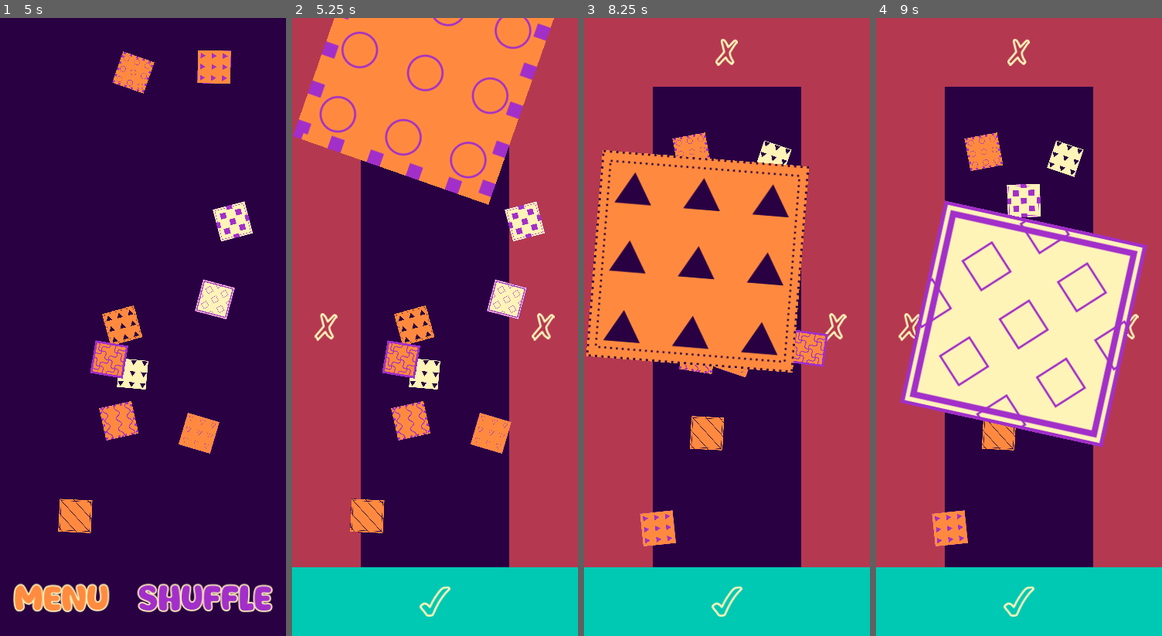
Above: before the commit, frames 1-4 (left to right).
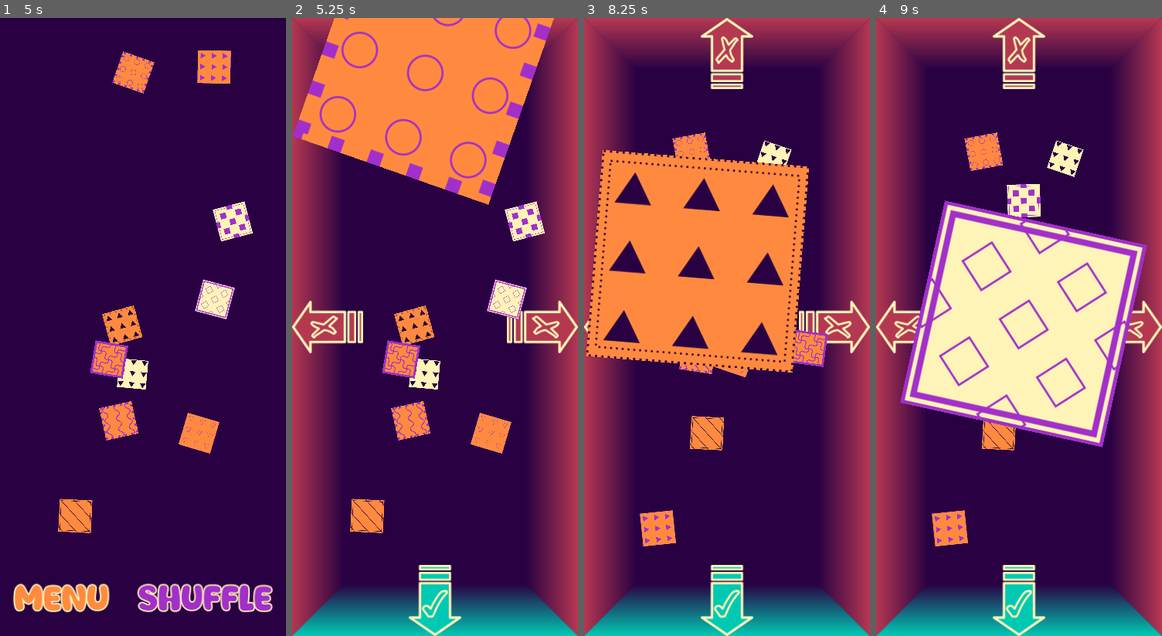
Above: after the commit, the same moments.

Repository: magopian/rummager
Game: Godot game, scene res://start_menu.tscn
The game is run twice, just before and just after one commit, with the same random seed, the same clock (stepped at 60 frames per second) and the same inputs.
Inputs (mouse positions are in pixels of both pictures, inside the frame that each line leads up to):
- Up to frame 1 (5 s): click "START" at 0.5 s; click "Let's go!" at 1.25 s; click "Shuffle" at 2 s; click "Let's go!" at 2.75 s; click "Shuffle" at 3.5 s; click "Shuffle" at 4.25 s
- Up to frame 2 (5.25 s): tap Enter at 5 s; move the mouse to (426, 73) at 5.02 s; click (426, 73) at 5.17 s
- Up to frame 3 (8.25 s): click "Menu" at 5.75 s; click "START" at 6.5 s; click "Let's go!" at 7.25 s; tap Space at 8 s; move the mouse to (698, 259) at 8.02 s; click (698, 259) at 8.17 s
- Up to frame 4 (9 s): tap Enter at 8.75 s; move the mouse to (1024, 327) at 8.77 s; click (1024, 327) at 8.92 s

Frame 1 is identical in both runs. In frame 2, 39% of the frame differs, in the area x 0-100%, y 0-100%; in frame 3, 43%; in frame 4, 43%.

Commit message:
Better zones with a NinePatchRect of a gradient

Diff:
--- a/game.tscn
+++ b/game.tscn
@@ -54,6 +54,11 @@
 [ext_resource type="AudioStream" uid="uid://dpg078ihlfk80" path="res://assets/sounds/exit_screen.wav" id="49_u307k"]
 [ext_resource type="PackedScene" uid="uid://dfmg6das6l6cp" path="res://click_to_change_scene.tscn" id="50_uxbrs"]
 [ext_resource type="PackedScene" uid="uid://dcxjxqadvhk87" path="res://level_label.tscn" id="51_n831h"]
+[ext_resource type="Texture2D" uid="uid://fy4d22tetdxl" path="res://assets/sprites/zones.png" id="55_tqlyy"]
+[ext_resource type="Texture2D" uid="uid://bf2kofh2hytnw" path="res://assets/sprites/sprite_wrong_arrow.png" id="56_435cm"]
+[ext_resource type="Texture2D" uid="uid://cd1ymd6ajiy2n" path="res://assets/sprites/sprite_wrong_arrow_left.png" id="57_d6fnq"]
+[ext_resource type="Texture2D" uid="uid://cggl6s3bb1ygo" path="res://assets/sprites/sprite_wrong_arrow_right.png" id="58_xugu7"]
+[ext_resource type="Texture2D" uid="uid://dbjjgreftelq6" path="res://assets/sprites/sprite_valid_arrow.png" id="59_btyvn"]
 
 [sub_resource type="StyleBoxEmpty" id="StyleBoxEmpty_hpbc4"]
 
@@ -161,6 +166,7 @@
 [node name="PickMeCanvasLayer" parent="." instance=ExtResource("50_uxbrs")]
 unique_name_in_owner = true
 layer = 5
+visible = false
 
 [node name="ColorRect" type="ColorRect" parent="PickMeCanvasLayer"]
 anchors_preset = 15
@@ -384,7 +390,20 @@
 layer = -1
 visible = false
 
-[node name="VBoxContainer" type="VBoxContainer" parent="Zones"]
+[node name="NinePatchRect" type="NinePatchRect" parent="Zones"]
+anchors_preset = 15
+anchor_right = 1.0
+anchor_bottom = 1.0
+grow_horizontal = 2
+grow_vertical = 2
+texture = ExtResource("55_tqlyy")
+patch_margin_left = 75
+patch_margin_top = 75
+patch_margin_right = 75
+patch_margin_bottom = 75
+
+[node name="VBoxContainer" type="VBoxContainer" parent="Zones/NinePatchRect"]
+layout_mode = 1
 anchors_preset = 15
 anchor_right = 1.0
 anchor_bottom = 1.0
@@ -392,81 +411,41 @@
 grow_vertical = 2
 theme_override_constants/separation = 0
 
-[node name="ColorRectWrong" type="ColorRect" parent="Zones/VBoxContainer"]
-custom_minimum_size = Vector2(0, 100)
-layout_mode = 2
-color = Color(0.709804, 0.219608, 0.317647, 1)
-
-[node name="CenterContainer" type="CenterContainer" parent="Zones/VBoxContainer/ColorRectWrong"]
-layout_mode = 1
-anchors_preset = 15
-anchor_right = 1.0
-anchor_bottom = 1.0
-grow_horizontal = 2
-grow_vertical = 2
-
-[node name="TextureRect" type="TextureRect" parent="Zones/VBoxContainer/ColorRectWrong/CenterContainer"]
-layout_mode = 2
-texture = ExtResource("46_po0o2")
-
-[node name="HBoxContainer" type="HBoxContainer" parent="Zones/VBoxContainer"]
+[node name="CenterContainer" type="CenterContainer" parent="Zones/NinePatchRect/VBoxContainer"]
+layout_mode = 2
+
+[node name="TextureRect" type="TextureRect" parent="Zones/NinePatchRect/VBoxContainer/CenterContainer"]
+layout_mode = 2
+texture = ExtResource("56_435cm")
+
+[node name="HBoxContainer" type="HBoxContainer" parent="Zones/NinePatchRect/VBoxContainer"]
 layout_mode = 2
 size_flags_vertical = 3
 
-[node name="ColorRectWrongLeft" type="ColorRect" parent="Zones/VBoxContainer/HBoxContainer"]
-custom_minimum_size = Vector2(100, 0)
-layout_mode = 2
-color = Color(0.709804, 0.219608, 0.317647, 1)
-
-[node name="CenterContainer" type="CenterContainer" parent="Zones/VBoxContainer/HBoxContainer/ColorRectWrongLeft"]
-layout_mode = 1
-anchors_preset = 15
-anchor_right = 1.0
-anchor_bottom = 1.0
-grow_horizontal = 2
-grow_vertical = 2
-
-[node name="TextureRect" type="TextureRect" parent="Zones/VBoxContainer/HBoxContainer/ColorRectWrongLeft/CenterContainer"]
-layout_mode = 2
-texture = ExtResource("46_po0o2")
-
-[node name="Control" type="Control" parent="Zones/VBoxContainer/HBoxContainer"]
+[node name="CenterContainer" type="CenterContainer" parent="Zones/NinePatchRect/VBoxContainer/HBoxContainer"]
+layout_mode = 2
+
+[node name="TextureRect" type="TextureRect" parent="Zones/NinePatchRect/VBoxContainer/HBoxContainer/CenterContainer"]
+layout_mode = 2
+texture = ExtResource("57_d6fnq")
+
+[node name="Control" type="Control" parent="Zones/NinePatchRect/VBoxContainer/HBoxContainer"]
 layout_mode = 2
 size_flags_horizontal = 3
 
-[node name="ColorRectWrongRight" type="ColorRect" parent="Zones/VBoxContainer/HBoxContainer"]
-custom_minimum_size = Vector2(100, 0)
-layout_mode = 2
-color = Color(0.709804, 0.219608, 0.317647, 1)
-
-[node name="CenterContainer" type="CenterContainer" parent="Zones/VBoxContainer/HBoxContainer/ColorRectWrongRight"]
-layout_mode = 1
-anchors_preset = 15
-anchor_right = 1.0
-anchor_bottom = 1.0
-grow_horizontal = 2
-grow_vertical = 2
-
-[node name="TextureRect" type="TextureRect" parent="Zones/VBoxContainer/HBoxContainer/ColorRectWrongRight/CenterContainer"]
-layout_mode = 2
-texture = ExtResource("46_po0o2")
-
-[node name="ColorRectValid" type="ColorRect" parent="Zones/VBoxContainer"]
-custom_minimum_size = Vector2(0, 100)
-layout_mode = 2
-color = Color(0, 0.788235, 0.701961, 1)
-
-[node name="CenterContainer" type="CenterContainer" parent="Zones/VBoxContainer/ColorRectValid"]
-layout_mode = 1
-anchors_preset = 15
-anchor_right = 1.0
-anchor_bottom = 1.0
-grow_horizontal = 2
-grow_vertical = 2
-
-[node name="TextureRect" type="TextureRect" parent="Zones/VBoxContainer/ColorRectValid/CenterContainer"]
-layout_mode = 2
-texture = ExtResource("47_oxn3a")
+[node name="CenterContainer2" type="CenterContainer" parent="Zones/NinePatchRect/VBoxContainer/HBoxContainer"]
+layout_mode = 2
+
+[node name="TextureRect" type="TextureRect" parent="Zones/NinePatchRect/VBoxContainer/HBoxContainer/CenterContainer2"]
+layout_mode = 2
+texture = ExtResource("58_xugu7")
+
+[node name="CenterContainer2" type="CenterContainer" parent="Zones/NinePatchRect/VBoxContainer"]
+layout_mode = 2
+
+[node name="TextureRect" type="TextureRect" parent="Zones/NinePatchRect/VBoxContainer/CenterContainer2"]
+layout_mode = 2
+texture = ExtResource("59_btyvn")
 
 [node name="Cards" type="Node2D" parent="."]
 unique_name_in_owner = true
Binary file added: assets/sprites/sprite_valid_arrow.png
Not shown, added: assets/sprites/sprite_valid_arrow.png.import
Binary file added: assets/sprites/sprite_wrong_arrow.png
Not shown, added: assets/sprites/sprite_wrong_arrow.png.import
Binary file added: assets/sprites/sprite_wrong_arrow_left.png
Not shown, added: assets/sprites/sprite_wrong_arrow_left.png.import
Binary file added: assets/sprites/sprite_wrong_arrow_right.png
Not shown, added: assets/sprites/sprite_wrong_arrow_right.png.import
Binary file added: assets/sprites/zones.png
Not shown, added: assets/sprites/zones.png.import
Not shown: 1 places in game.tscn that only renumber resources
